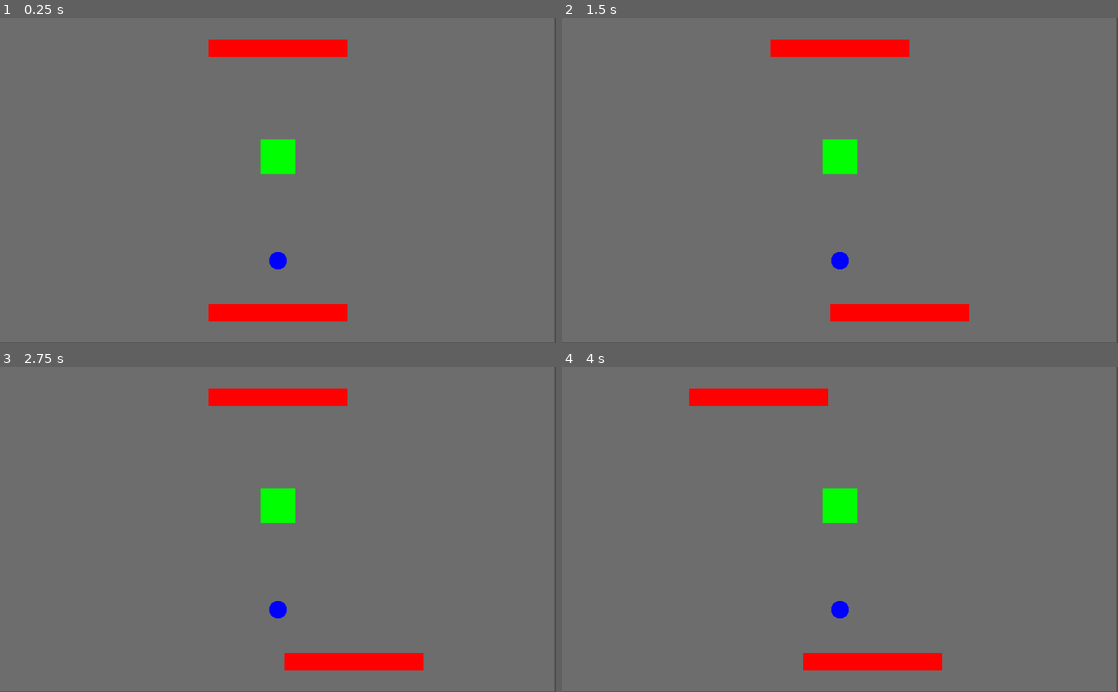
Above: before the commit, frames 1-4 (two rows, left to right).
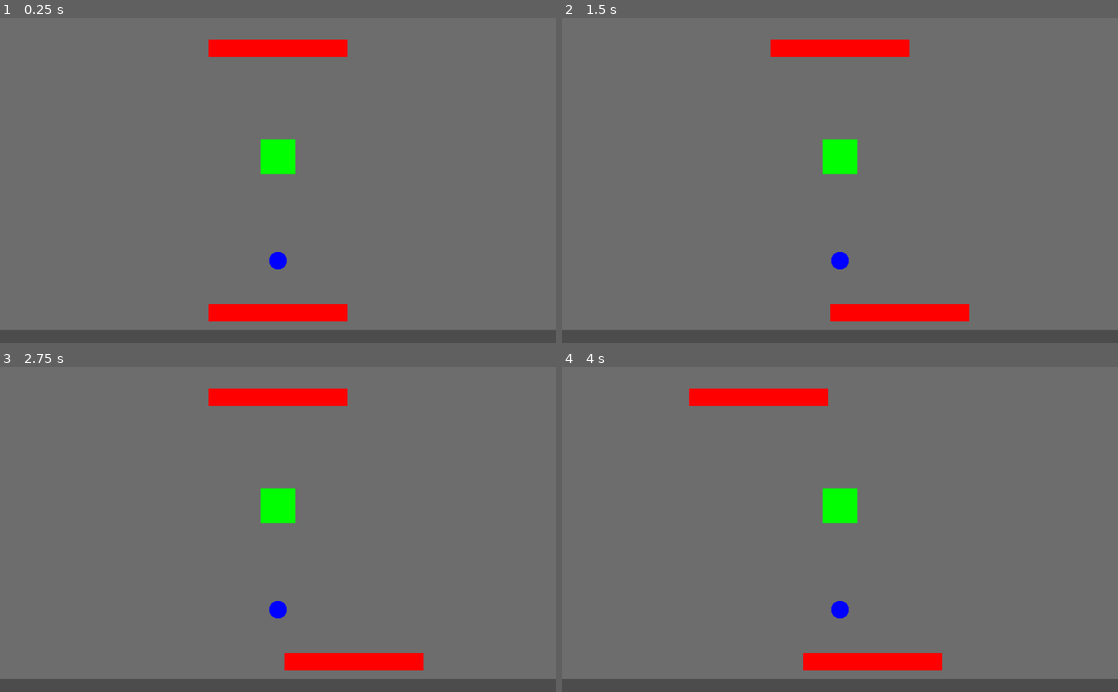
Above: after the commit, the same moments.

Repository: lswgamer/VOSES-Multiplayer
Game: Godot game, scene res://Scenes/Level.tscn
Two runs of this game, one before a commit and one after it. Both use one fixed random seed, a clock stepped at 60 frames per second and the inputs below.
Inputs:
- Up to frame 1 (0.25 s): no input
- Up to frame 2 (1.5 s): tap Enter at 0.5 s; hold Right (lower_right) 0.53-1.28 s; hold Left (lower_left) from 1.28 s (still down)
- Up to frame 3 (2.75 s): release Left (lower_left) at 2.03 s; hold Right (lower_right) from 2.03 s (still down)
- Up to frame 4 (4 s): release Right (lower_right) at 2.78 s; hold A (upper_left) 2.78-3.53 s; hold Left (lower_left) from 3.53 s (still down)

The runs differ from the first frame. In frame 1, 4.1% of the frame differs, in the area x 0-100%, y 0-100%; in frame 2, 4.1%; in frame 3, 4.1%; in frame 4, 4.1%.

Commit message:
Update Level.tscn

Diff:
--- a/Breakout/Scenes/Level.tscn
+++ b/Breakout/Scenes/Level.tscn
@@ -10,8 +10,8 @@
 [node name="Level" type="Node2D"]
 
 [node name="Background" type="ColorRect" parent="."]
-margin_right = 1021.0
-margin_bottom = 599.0
+margin_right = 1024.0
+margin_bottom = 576.0
 color = Color( 0.431373, 0.431373, 0.431373, 1 )
 
 [node name="Lower_Bar" parent="." instance=ExtResource( 1 )]
